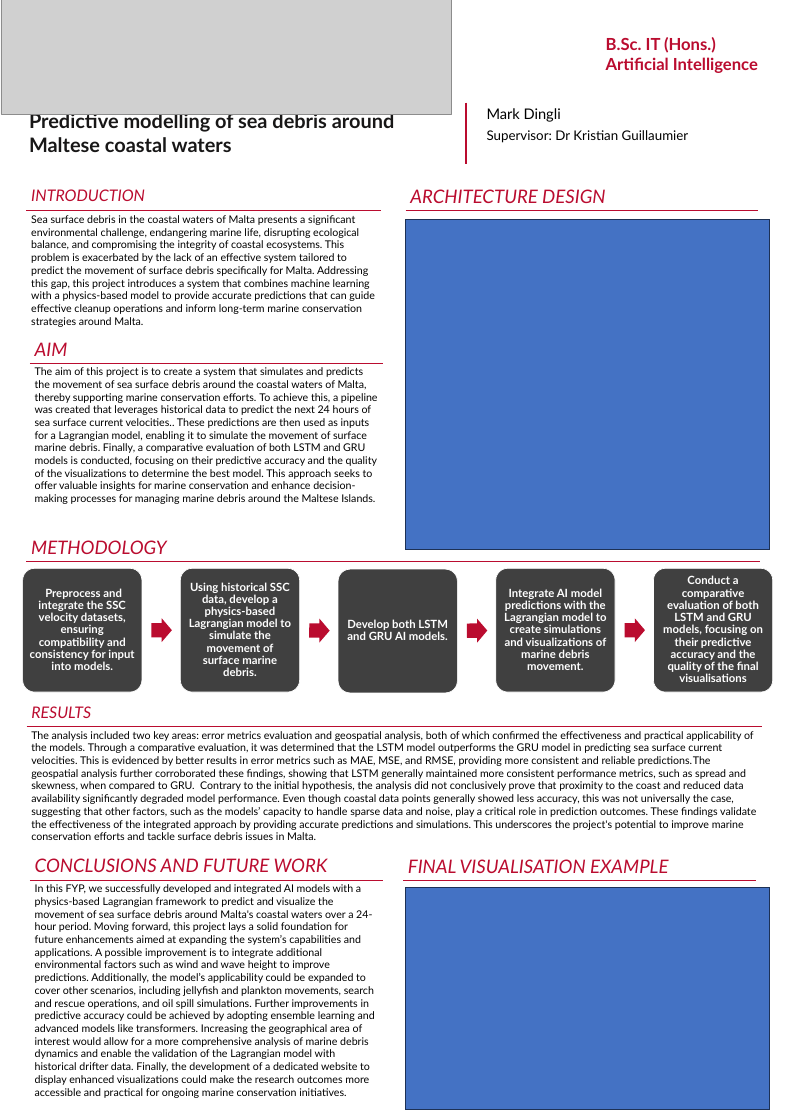
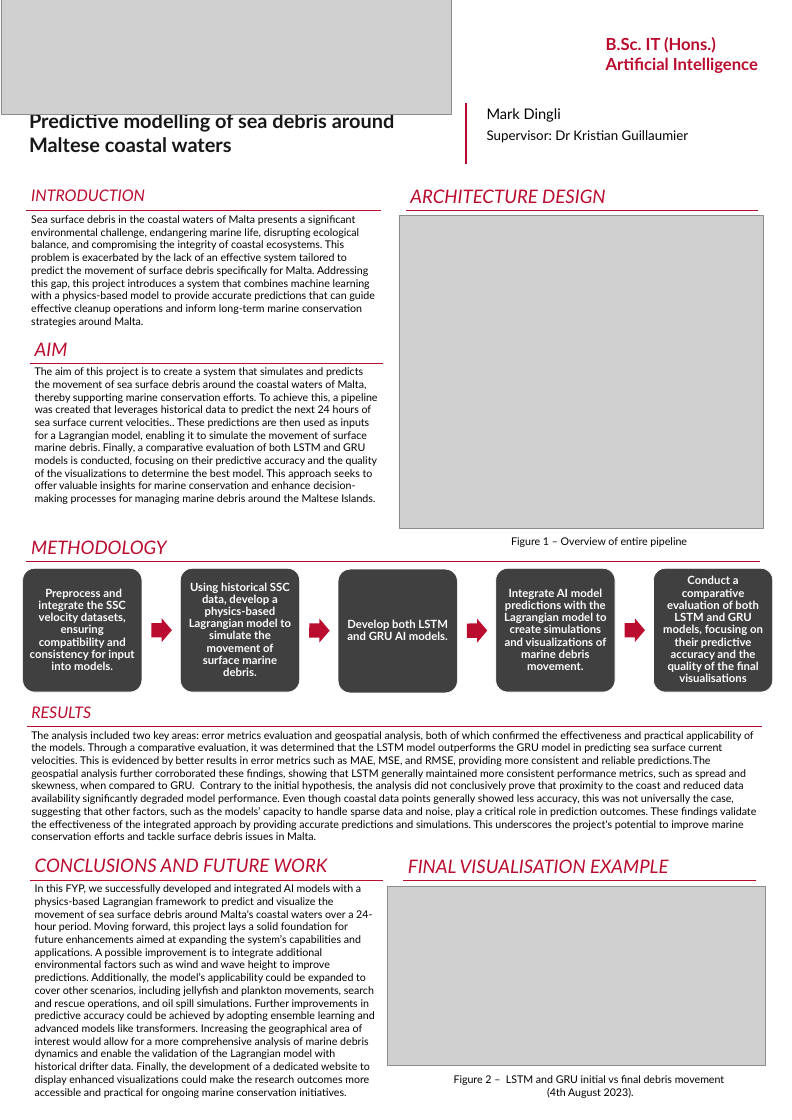
Before and after one commit to markdingli18/FYP_Mark_Dingli, a slide deck: slide 1 of poster.pptx. Drawn at 792x1120 pixels with LibreOffice and Linux fonts; fonts in the diff are those of the drawing; grey boxes stand for pictures. Boxes give left, top, right and bottom in pixels: in the first picture for what was removed or moved away, otherwise in the second. Text is boxed around its words. In the diff, an @@ line names an element or a change of style, - is before the commit and + after.

Commit message:
Poster 1 Draft

```diff
--- a/poster.pptx
+++ b/poster.pptx
@@ picture added at (399, 216, 763, 528) @@
@@ rectangle removed at (406, 220, 770, 550) @@
@@ text added at (511, 537, 687, 547), 16 pt, text #000000 @@
+Figure 1 – Overview of entire pipeline
@@ picture added at (388, 887, 766, 1066) @@
@@ rectangle removed at (406, 887, 770, 1110) @@
@@ text added at (454, 1075, 724, 1098), 16 pt, text #000000 @@
+Figure 2 – LSTM and GRU initial vs final debris movement
+(4th August 2023).
```
Also in this commit, not shown: 1 other file.
